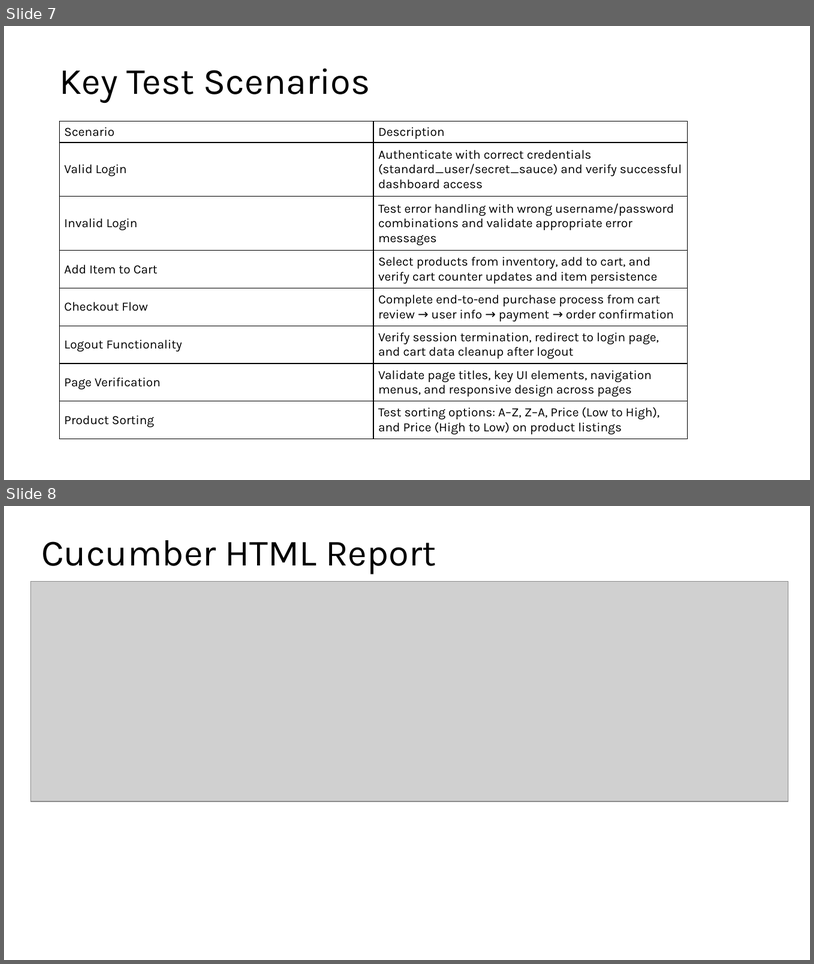
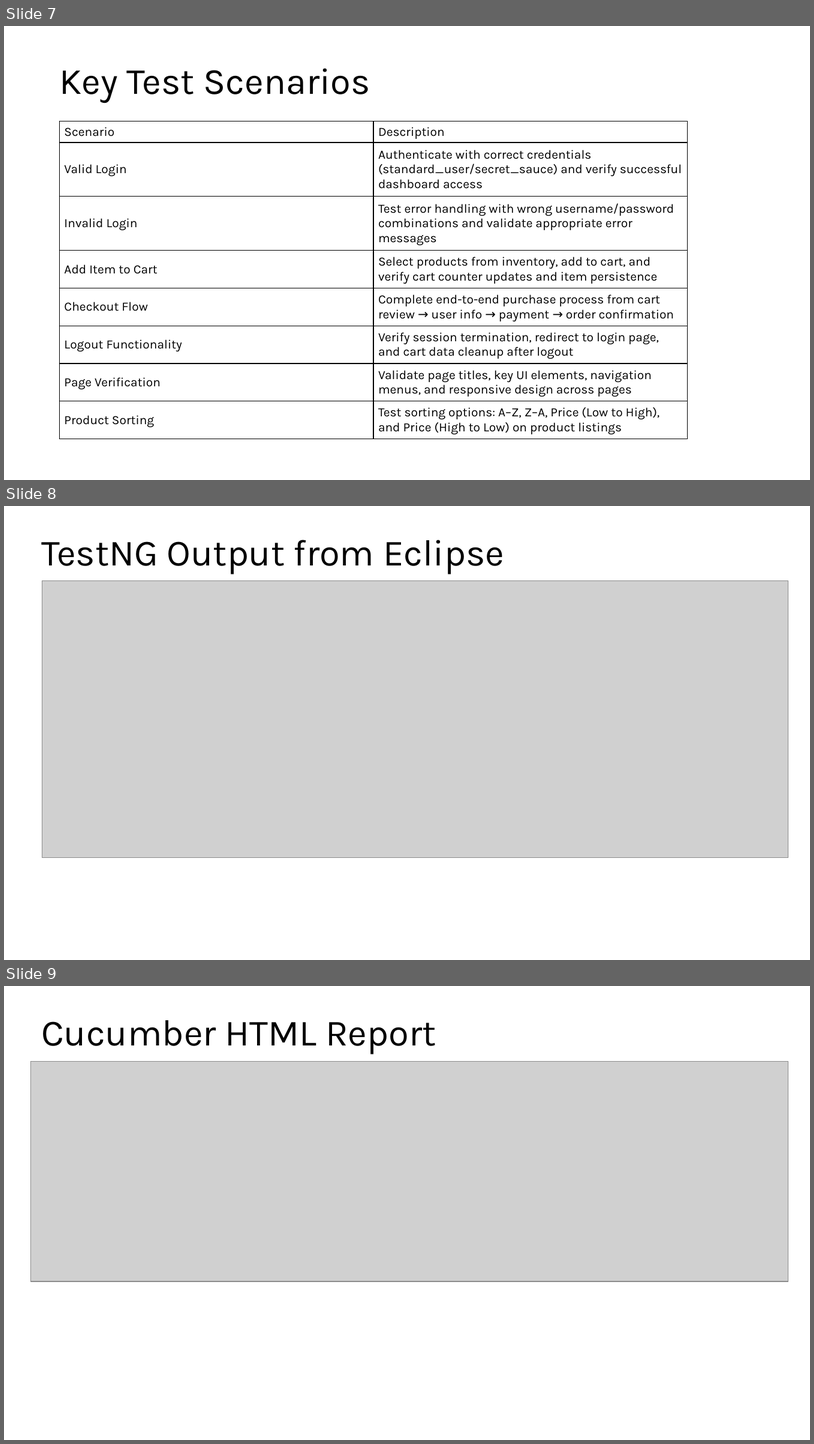
Before and after one commit to sahuljr7/Capstone-Project, a slide deck: PPT.pptx. Shown one above the other, each under a label of ours: slides 7 and 8 before the commit, slides 7, 8 and 9 after it. The pictures are 814x964 and 814x1444 pixels, drawn with LibreOffice and Linux fonts; fonts in the diff are those of the drawing; grey boxes stand for pictures. Boxes give left, top, right and bottom in pixels: in the first picture for what was removed or moved away, otherwise in the second. Text is boxed around its words. In the diff, an @@ line names an element or a change of style, - is before the commit and + after.

```diff
--- a/PPT.pptx
+++ b/PPT.pptx
@@ slide 8 added at box(4, 506, 810, 960), background #FFFFFF @@
@@ title added at box(41, 540, 504, 574), 44 pt, text #000000 @@
+TestNG Output from Eclipse
@@ picture added at box(42, 581, 789, 858) @@
@@ what was slide 8 is now slide 9 @@
```
Also in this commit, not shown: 1 slide changed, 1 other file.
